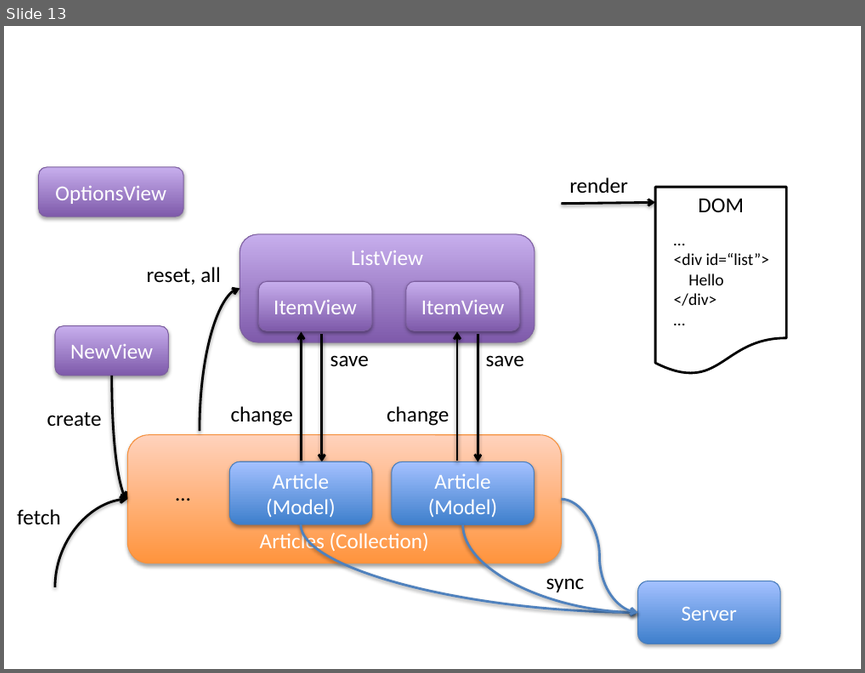
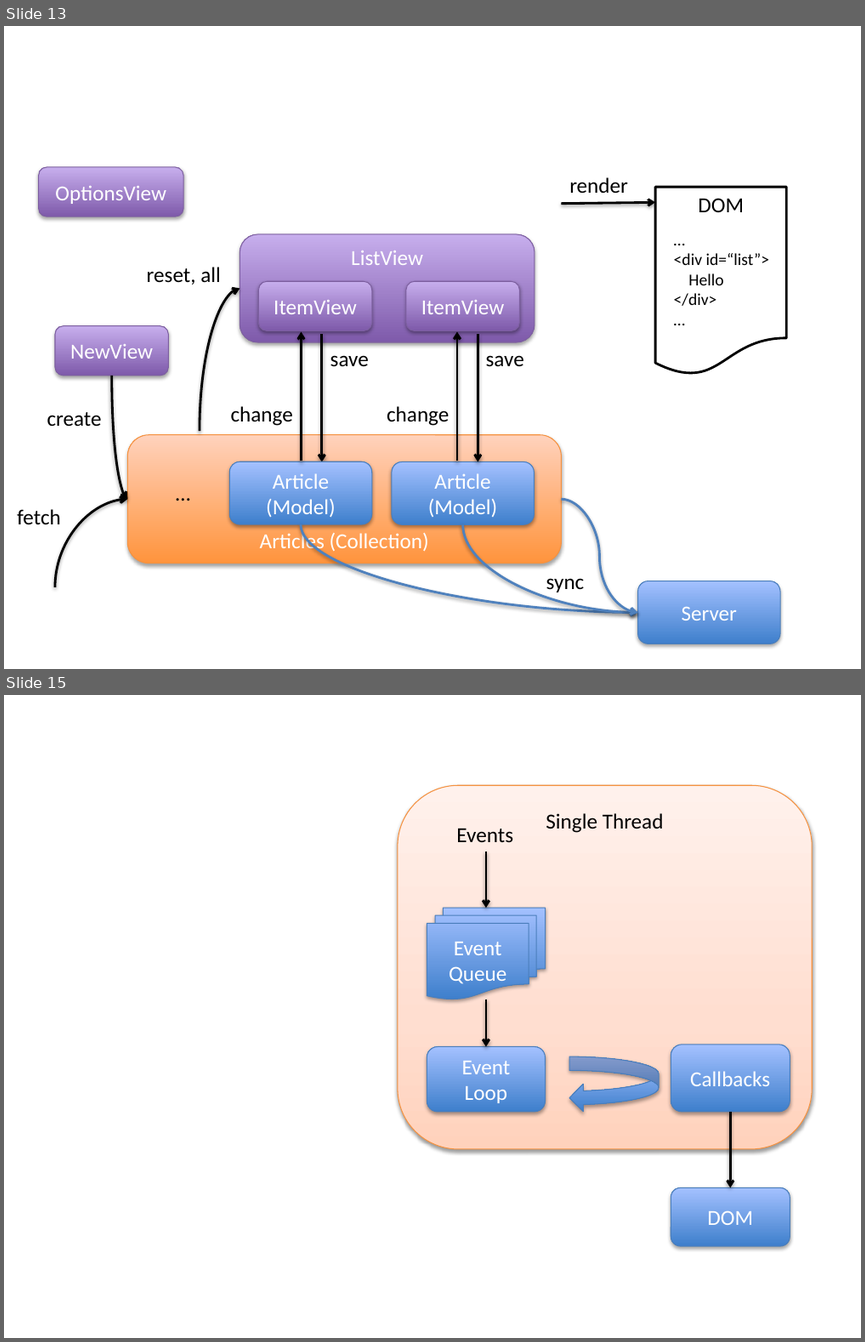
Before and after one commit to clody69/MobileWebApps, a slide deck: docs/diagrams.pptx. Shown one above the other, each under a label of ours: slide 13 before the commit, slides 13 and 15 after it; the slides between them are not shown. The pictures are 865x673 and 865x1342 pixels, drawn with LibreOffice and Linux fonts; fonts in the diff are those of the drawing. Boxes give left, top, right and bottom in pixels: in the first picture for what was removed or moved away, otherwise in the second. Text is boxed around its words. In the diff, an @@ line names an element or a change of style, - is before the commit and + after.

```diff
--- a/docs/diagrams.pptx
+++ b/docs/diagrams.pptx
@@ slide 15 added at [4,695,861,1338], background #FFFFFF @@
@@ rounded rectangle added at [398,785,812,1148], fill gradient #FFD2BD to #FFDED0 to #FFF2ED, outline #F69240 0.75 pt, 18 pt, text #000000 @@
+Single Thread
@@ text added at [456,828,513,842], 18 pt, text #000000 @@
+Events
@@ arrow added from (485, 851) to (485, 907), #000000 2 pt @@
@@ flow chart multidocument added at [426,907,545,999], fill gradient #3F80CE to #A4C4FF, outline #4B7EBC 0.75 pt, 18 pt, text #FFFFFF @@
+Event Queue
@@ arrow added from (485, 999) to (485, 1046), #000000 2 pt @@
@@ rounded rectangle added at [426,1046,545,1111], fill gradient #3F80CE to #A4C4FF, outline #4B7EBC 0.75 pt, 18 pt, text #FFFFFF @@
+Event Loop
@@ rounded rectangle added at [670,1044,789,1111], fill gradient #3F80CE to #A4C4FF, outline #4B7EBC 0.75 pt, 18 pt, text #FFFFFF @@
+Callbacks
@@ curved left arrow added at [569,1056,658,1111], fill gradient #3F80CE to #A4C4FF, outline #4B7EBC 0.75 pt @@
@@ arrow added from (731, 1111) to (731, 1188), #000000 2 pt @@
@@ rounded rectangle added at [670,1188,789,1246], fill gradient #3F80CE to #A4C4FF, outline #4B7EBC 0.75 pt, 18 pt, text #FFFFFF @@
+DOM
```
Also in this commit, not shown: 2 other slides added, 18 other files.
